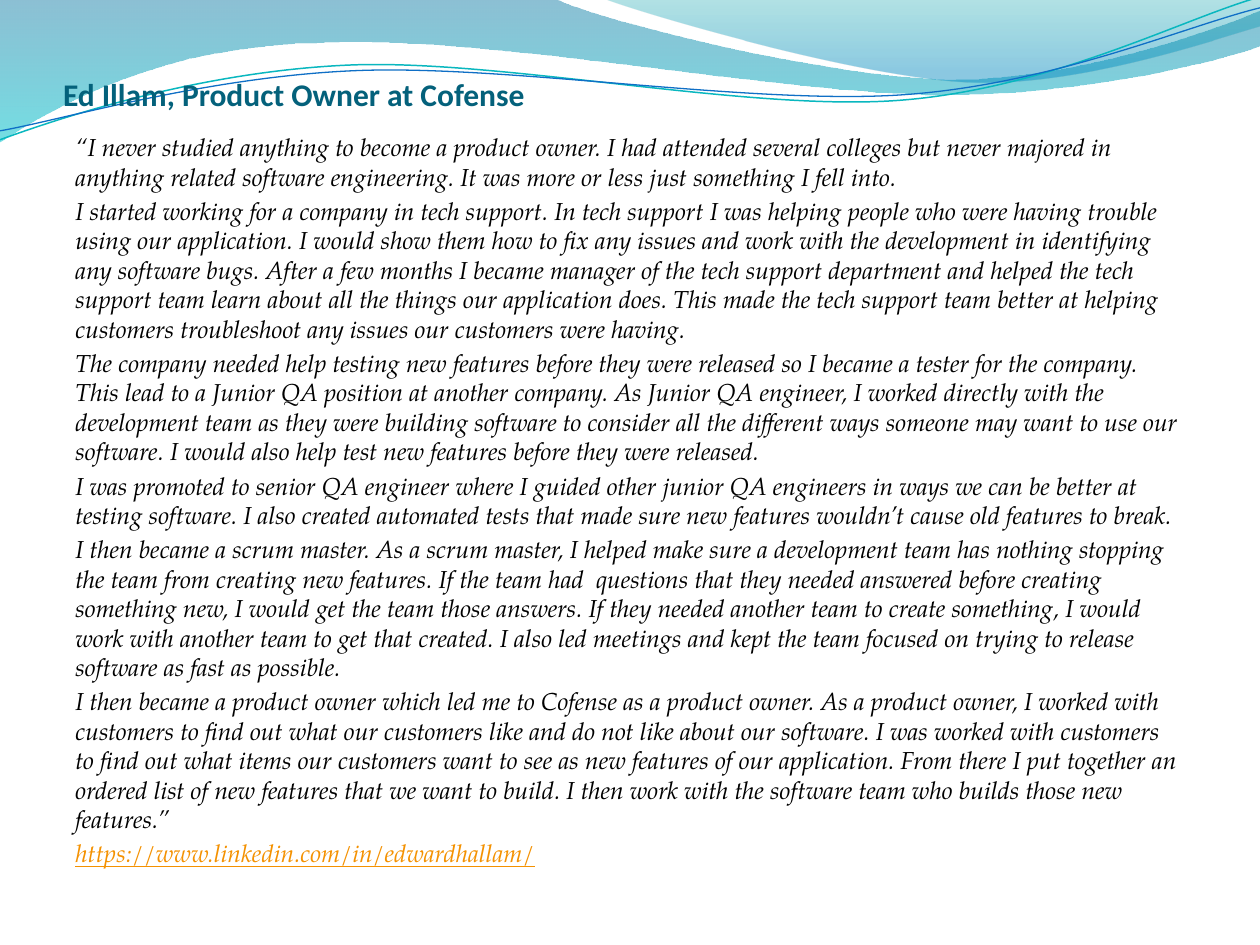
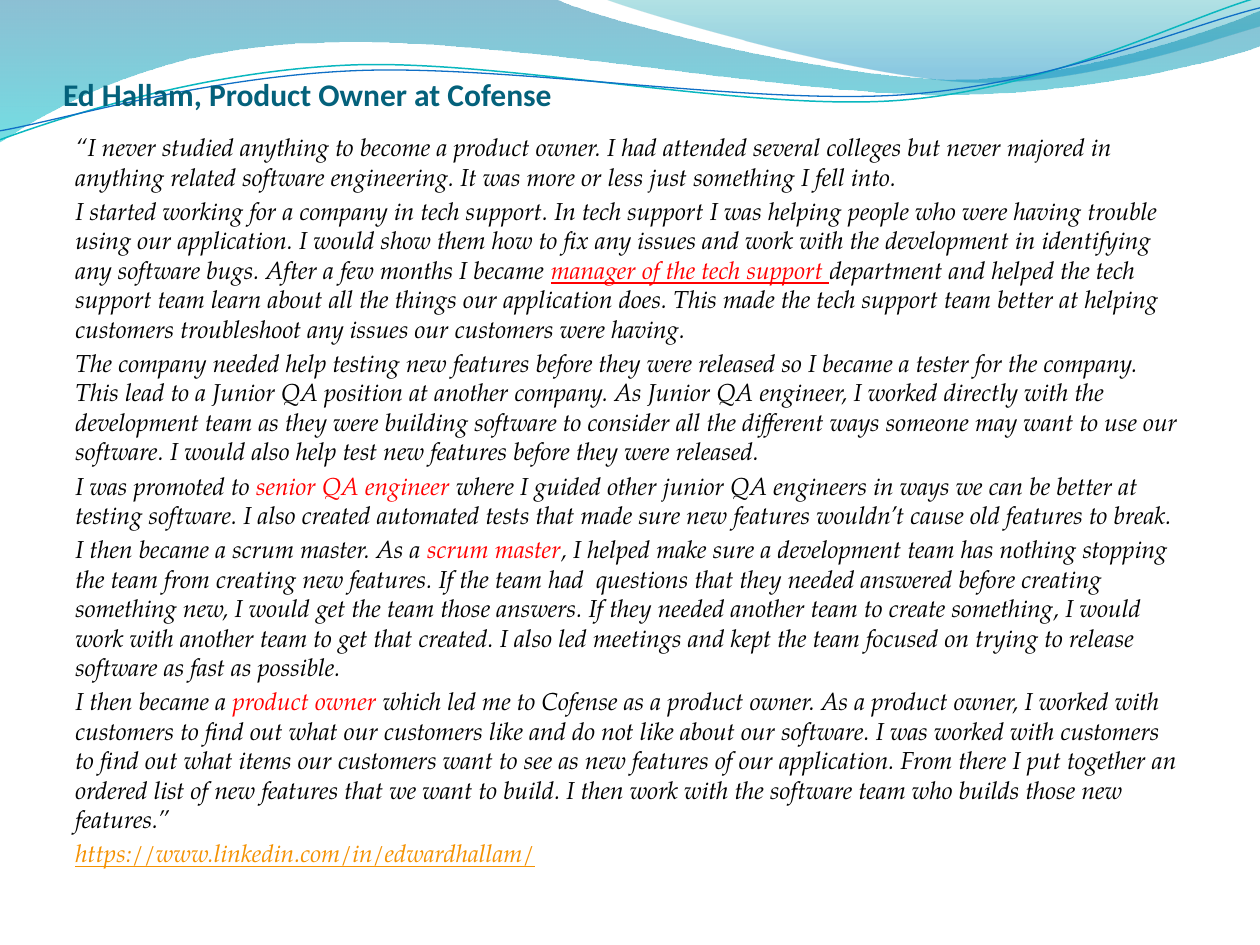
Before and after one commit to rkavitha/PresentationOnITIndustry, a slide deck: slide 10 of IT Industry.pptx. Drawn at 1260x945 pixels with LibreOffice and Linux fonts; fonts in the diff are those of the drawing; background and template pictures are left out. Boxes give left, top, right and bottom in pixels: in the first picture for what was removed or moved away, otherwise in the second. Text is boxed around its words. In the diff, an @@ line names an element or a change of style, - is before the commit and + after.

```diff
--- a/IT Industry.pptx
+++ b/IT Industry.pptx
@@ title at [63,80,551,114]: text changed @@
-Ed Illam, Product Owner at Cofense
+Ed Hallam, Product Owner at Cofense
@@ text at [75,202,1177,833]: text colour #000000 to #FF0000 in "manager of the tech support", "senior QA engineer", "scrum master,", "product owner"; underline on in "manager of the tech support" @@
```
Also in this commit, not shown: 7 other slides changed, 1 slide added.
